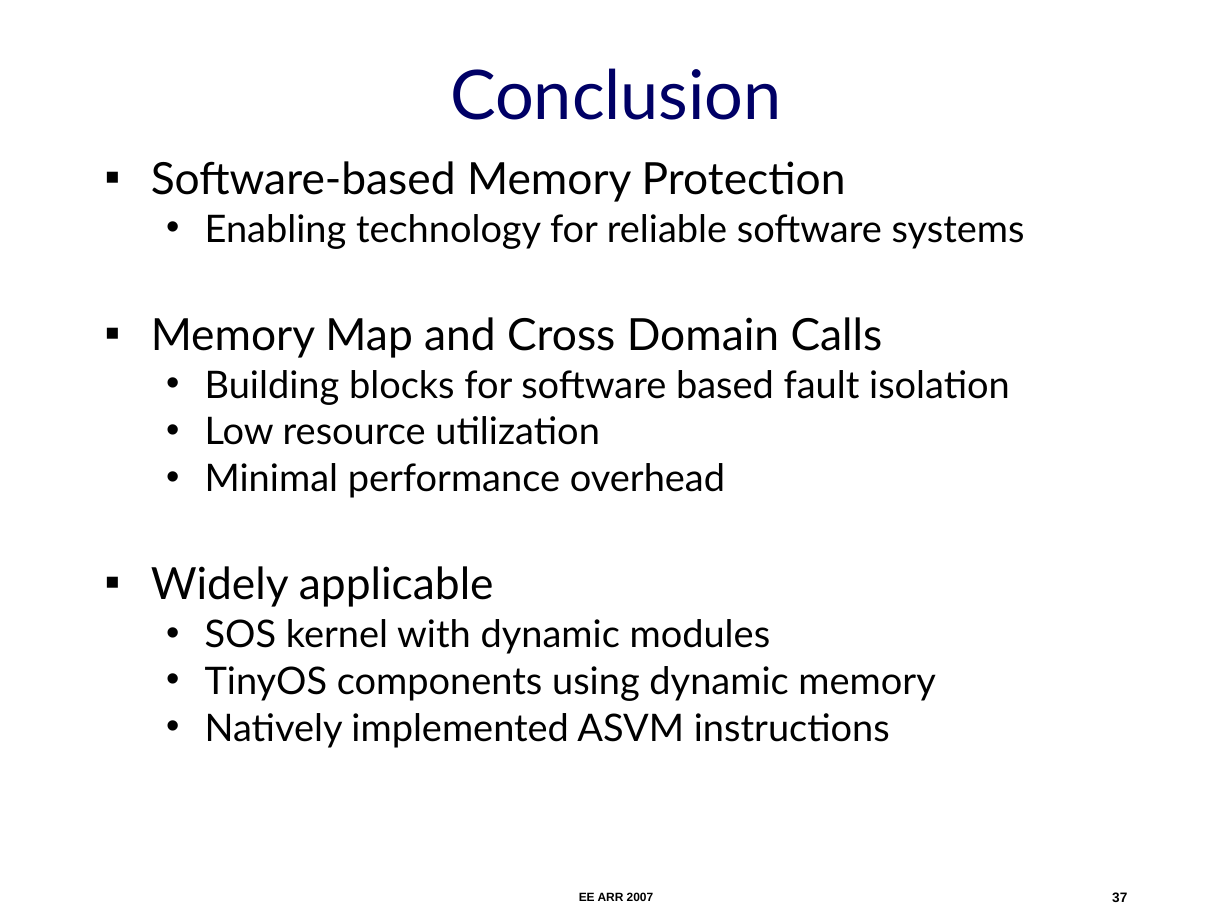
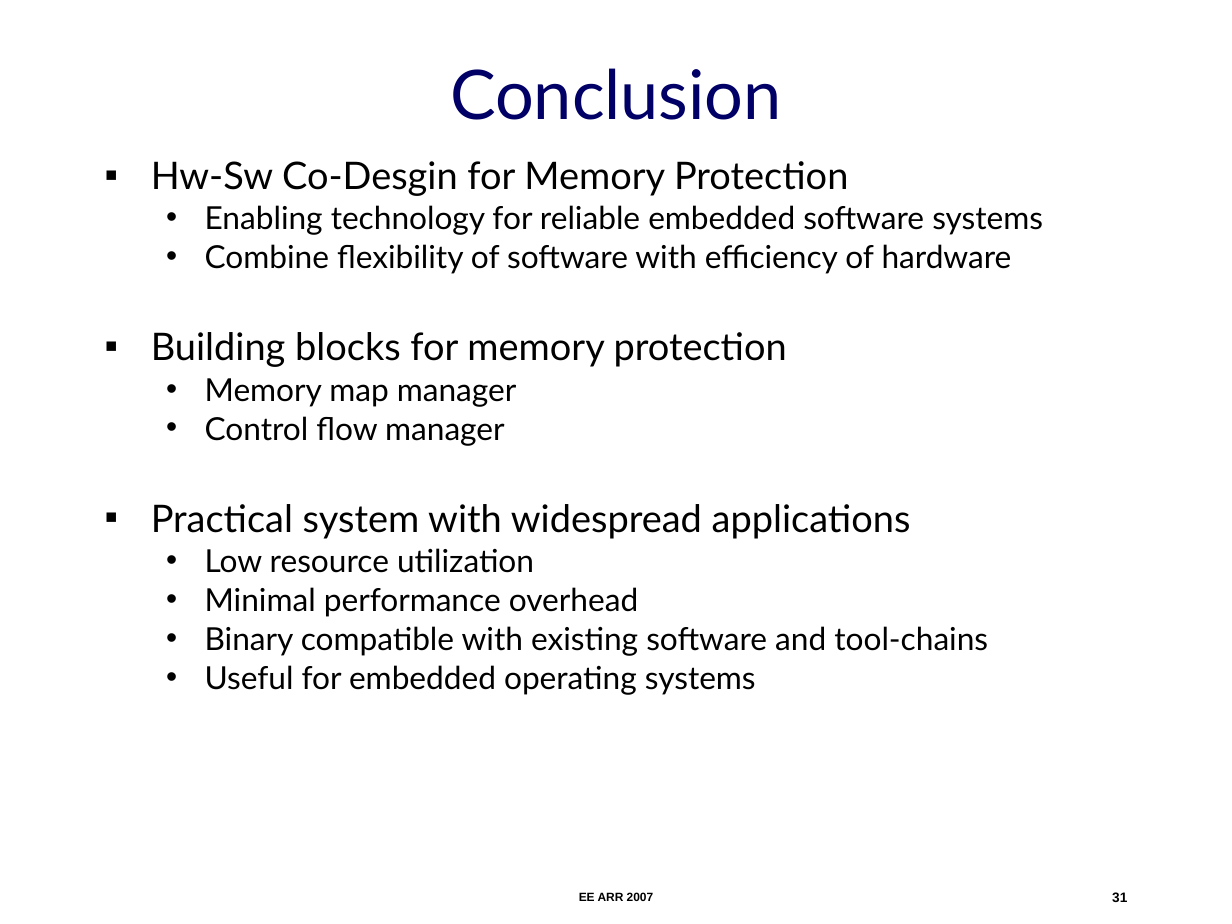
Before and after one commit to nesl/umpu, a slide deck: slide 31 of docs/ee-arr-2007/ee-arr.ppt (slide 37 before the commit). Drawn at 1232x924 pixels with LibreOffice and Linux fonts; fonts in the diff are those of the drawing. Boxes give left, top, right and bottom in pixels: in the first picture for what was removed or moved away, otherwise in the second. Text is boxed around its words. In the diff, an @@ line names an element or a change of style, - is before the commit and + after.

Commit message:
Finished EE ARR slides

```diff
--- a/docs/ee-arr-2007/ee-arr.ppt
+++ b/docs/ee-arr-2007/ee-arr.ppt
@@ text at bbox=[151, 161, 1043, 539]: text changed; size 22.2 to 18.5 pt @@
-▪ Software-based Memory Protection
-  • Enabling technology for reliable software systems
-▪ Memory Map and Cross Domain Calls
-  • Building blocks for software based fault isolation
+▪ Hw-Sw Co-Desgin for Memory Protection
+  • Enabling technology for reliable embedded software systems
+  • Combine flexibility of software with efficiency of hardware
+▪ Building blocks for memory protection
+  • Memory map manager
+  • Control flow manager
+▪ Practical system with widespread applications
@@ text at bbox=[205, 548, 638, 617]: size 22.2 to 18.5 pt in "Low resource utilization", "Minimal performance overhead"; less space between paragraphs @@
@@ text at bbox=[205, 626, 988, 695]: text changed; size 22.2 to 18.5 pt @@
-▪ Widely applicable
-  • SOS kernel with dynamic modules
-  • TinyOS components using dynamic memory
-  • Natively implemented ASVM instructions
+  • Binary compatible with existing software and tool-chains
+  • Useful for embedded operating systems
@@ page number at bbox=[1112, 892, 1127, 902]: text changed @@
-37
+31
```
Also in this commit, not shown: 26 other slides changed, 3 slides added, 17 slides removed, 1 other file.
